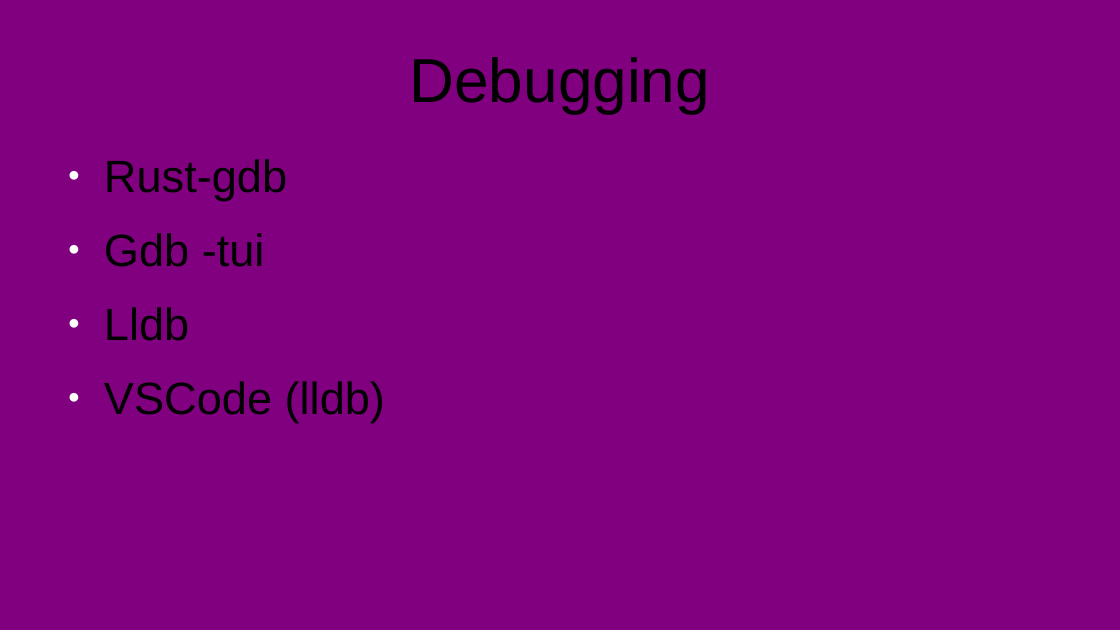
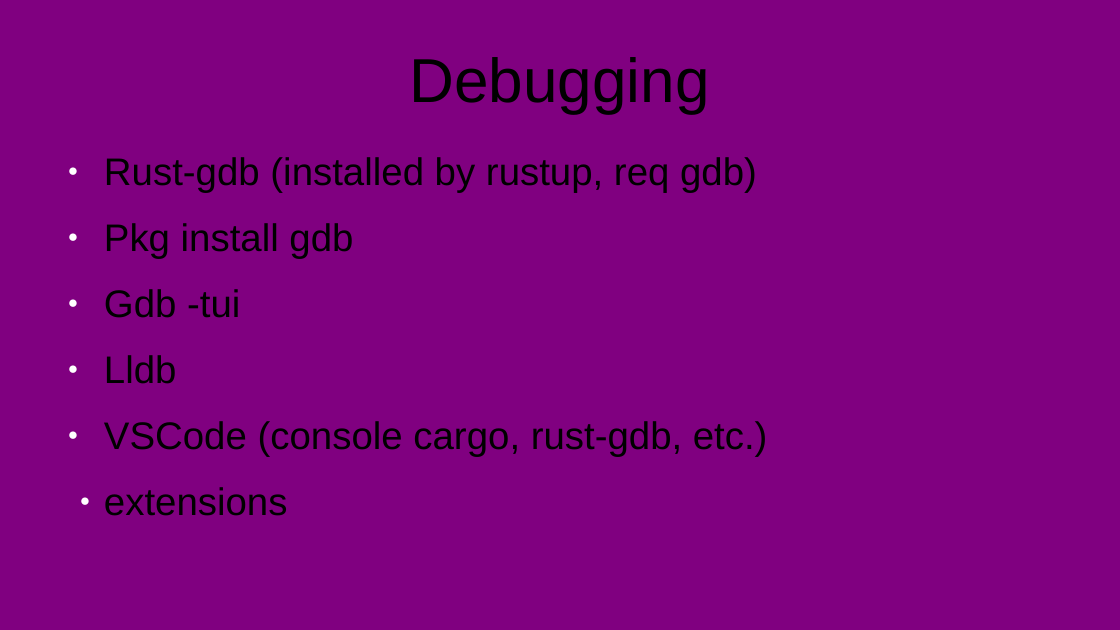
Before and after one commit to stevemac321/snippets, a slide deck: slide 9 of FreeBSD-Drop/Desktop/FreeBSD.pptx. Drawn at 1120x630 pixels with LibreOffice and Linux fonts; fonts in the diff are those of the drawing. Boxes give left, top, right and bottom in pixels: in the first picture for what was removed or moved away, otherwise in the second. Text is boxed around its words. In the diff, an @@ line names an element or a change of style, - is before the commit and + after.

```diff
--- a/FreeBSD-Drop/Desktop/FreeBSD.pptx
+++ b/FreeBSD-Drop/Desktop/FreeBSD.pptx
@@ text at (x1=104, y1=157, x2=757, y2=259): text changed; size 32 to 27.2 pt @@
-● Rust-gdb
+● Rust-gdb (installed by rustup, req gdb)
+● Pkg install gdb
@@ text at (x1=104, y1=289, x2=240, y2=384): size 32 to 27.2 pt in "Gdb -tui", "Lldb" @@
@@ text at (x1=104, y1=421, x2=768, y2=516): text changed; size 32 to 27.2 pt @@
-● VSCode (lldb)
+● VSCode (console cargo, rust-gdb, etc.)
+  ● extensions
```
Also in this commit, not shown: 3 other slides changed, 1 slide added.
